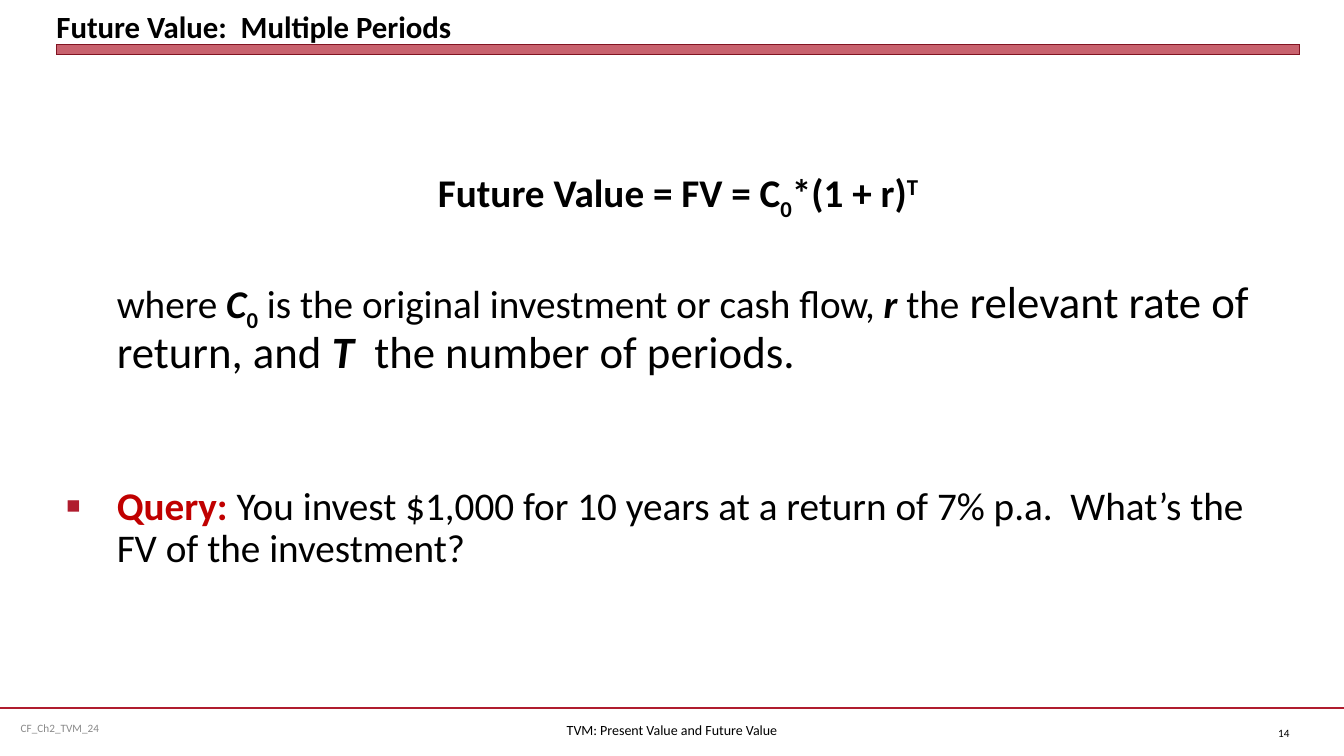
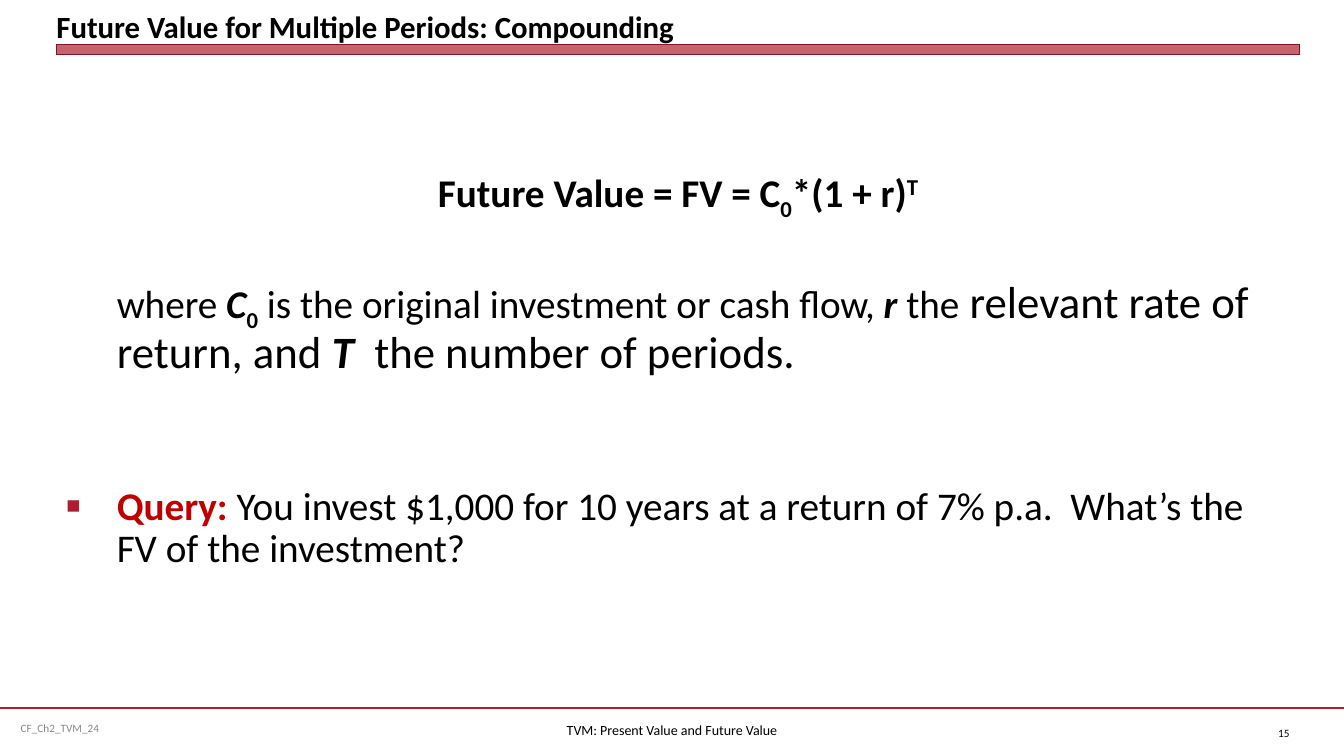
Before and after one commit to jmc877/Corporate-Finance, a slide deck: slide 15 of slides/CF_Ch2_TVM_24.pptx (slide 14 before the commit). Drawn at 1344x756 pixels with LibreOffice and Linux fonts; fonts in the diff are those of the drawing. Boxes give left, top, right and bottom in pixels: in the first picture for what was removed or moved away, otherwise in the second. Text is boxed around its words. In the diff, an @@ line names an element or a change of style, - is before the commit and + after.

```diff
--- a/slides/CF_Ch2_TVM_24.pptx
+++ b/slides/CF_Ch2_TVM_24.pptx
@@ title at [56, 16, 674, 46]: text changed @@
-Future Value: Multiple Periods
+Future Value for Multiple Periods: Compounding
@@ page number at [1278, 729, 1289, 737]: text changed @@
-14
+15
```
Also in this commit, not shown: 2 other slides changed, 1 slide added, 1 other file.
